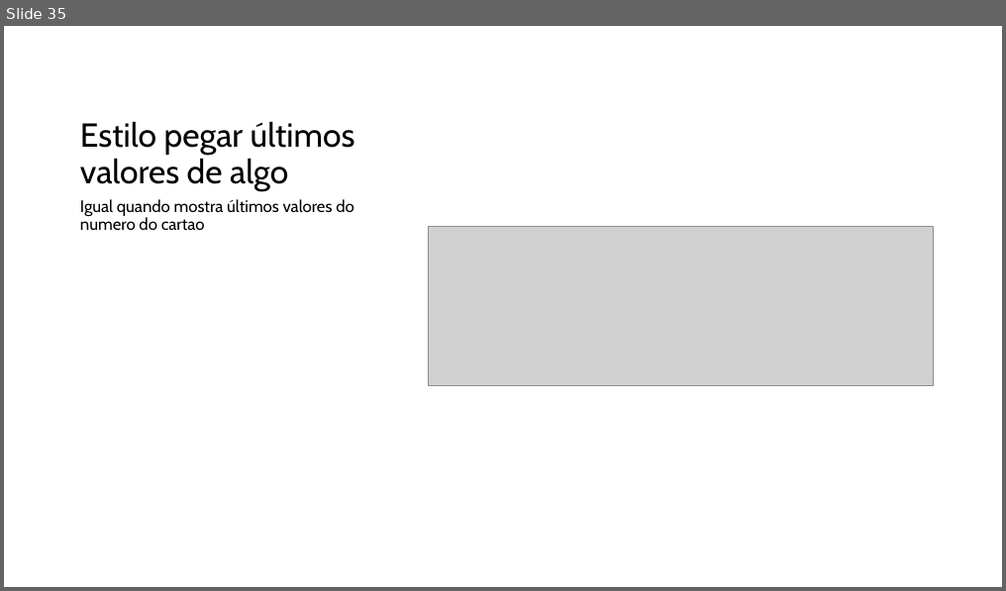
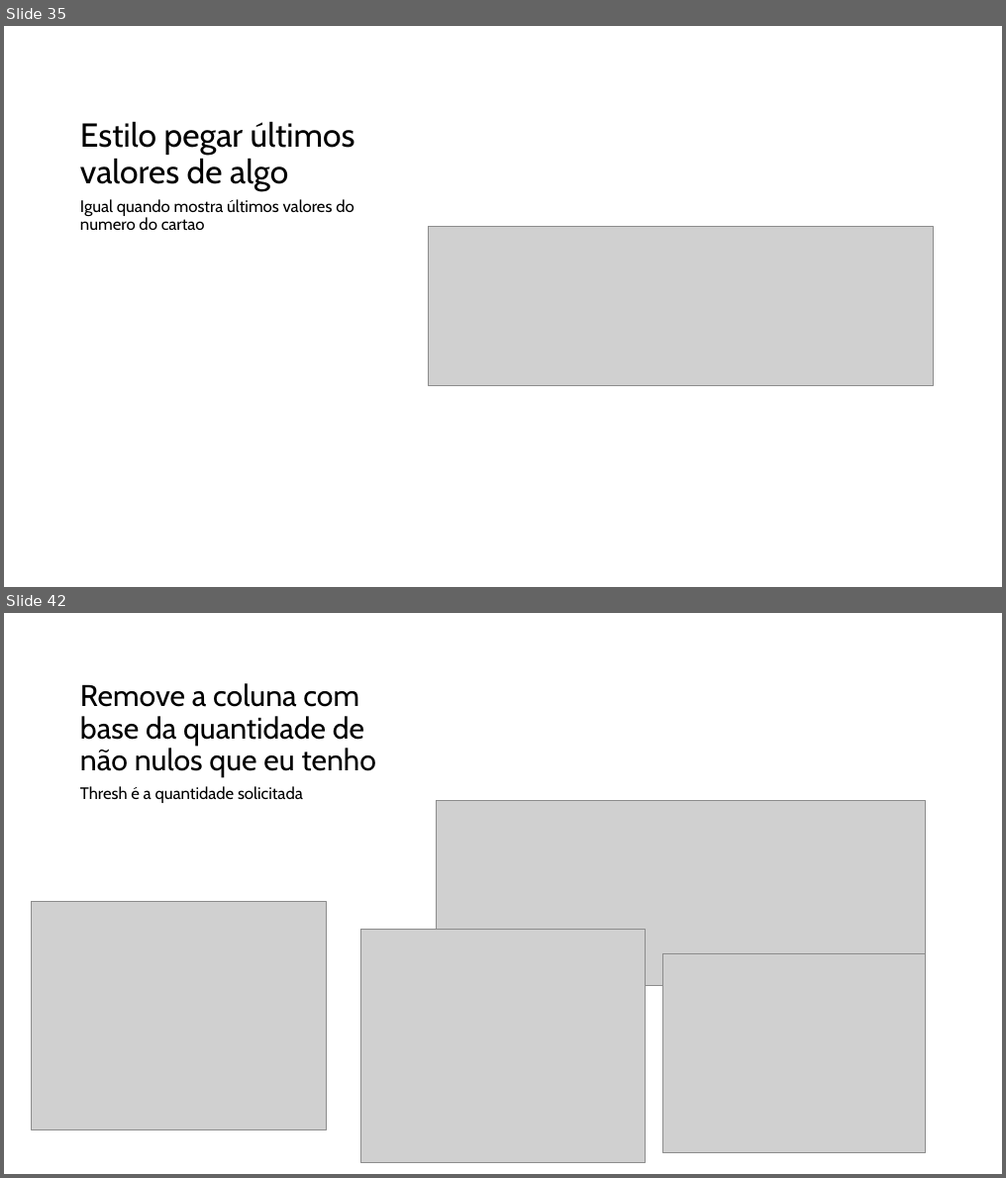
Before and after one commit to augluiz/OlaMundo, a slide deck: python.pptx. Shown one above the other, each under a label of ours: slide 35 before the commit, slides 35 and 42 after it; the slides between them are not shown. The pictures are 1006x591 and 1006x1178 pixels, drawn with LibreOffice and Linux fonts; fonts in the diff are those of the drawing; grey boxes stand for pictures. Boxes give left, top, right and bottom in pixels: in the first picture for what was removed or moved away, otherwise in the second. Text is boxed around its words. In the diff, an @@ line names an element or a change of style, - is before the commit and + after.

```diff
--- a/python.pptx
+++ b/python.pptx
@@ slide 42 added at bbox=[4, 613, 1002, 1174], background #FFFFFF @@
@@ title added at bbox=[80, 683, 376, 778], 28.8 pt, text #000000 @@
+Remove a coluna com base da quantidade de não nulos que eu tenho
@@ text added at bbox=[80, 786, 303, 803], 16 pt, text #000000 @@
+Thresh é a quantidade solicitada
@@ picture added at bbox=[437, 801, 926, 986] @@
@@ picture added at bbox=[31, 902, 327, 1131] @@
@@ picture added at bbox=[360, 930, 645, 1163] @@
@@ picture added at bbox=[662, 955, 926, 1154] @@
```
Also in this commit, not shown: 1 slide changed, 6 other slides added.
